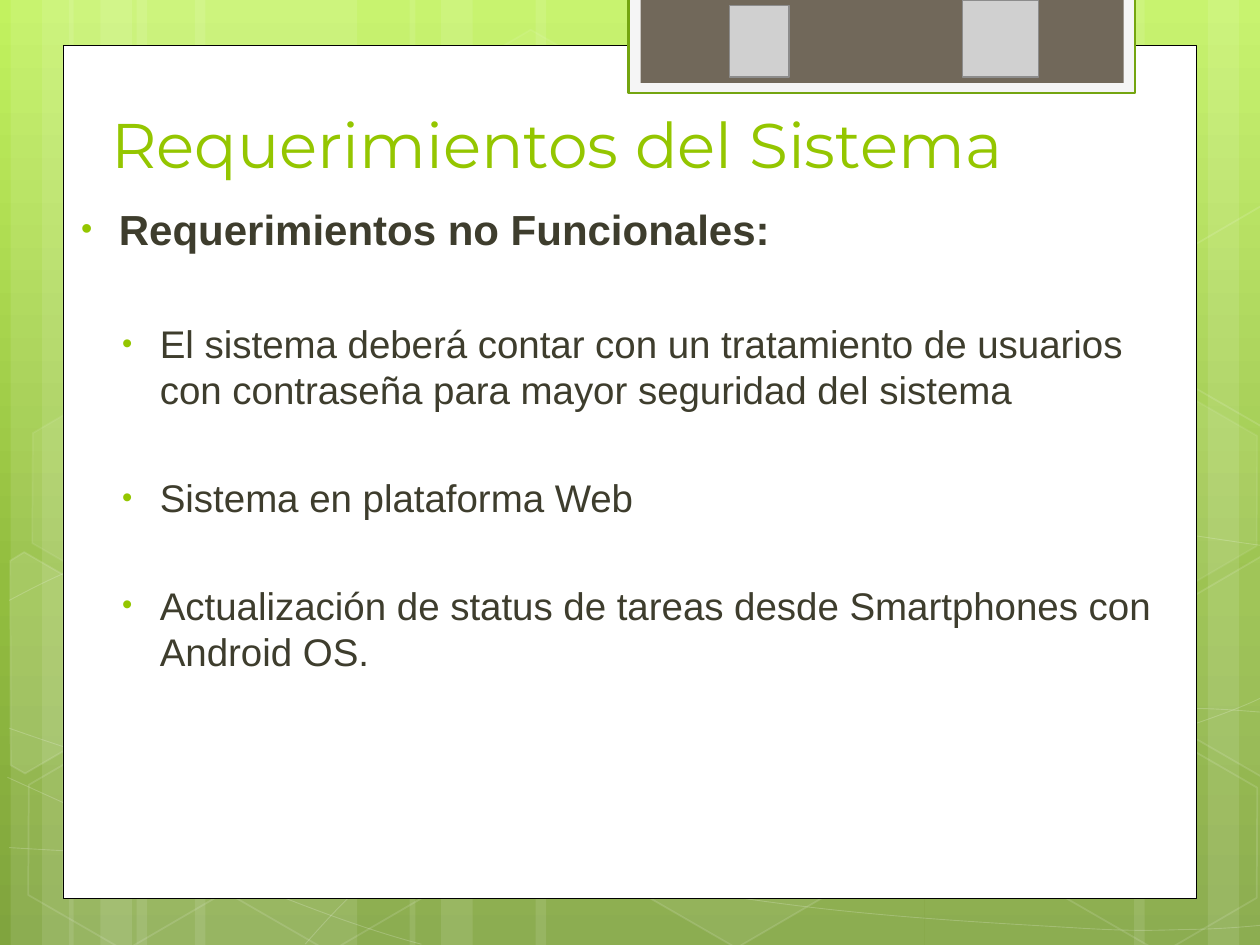
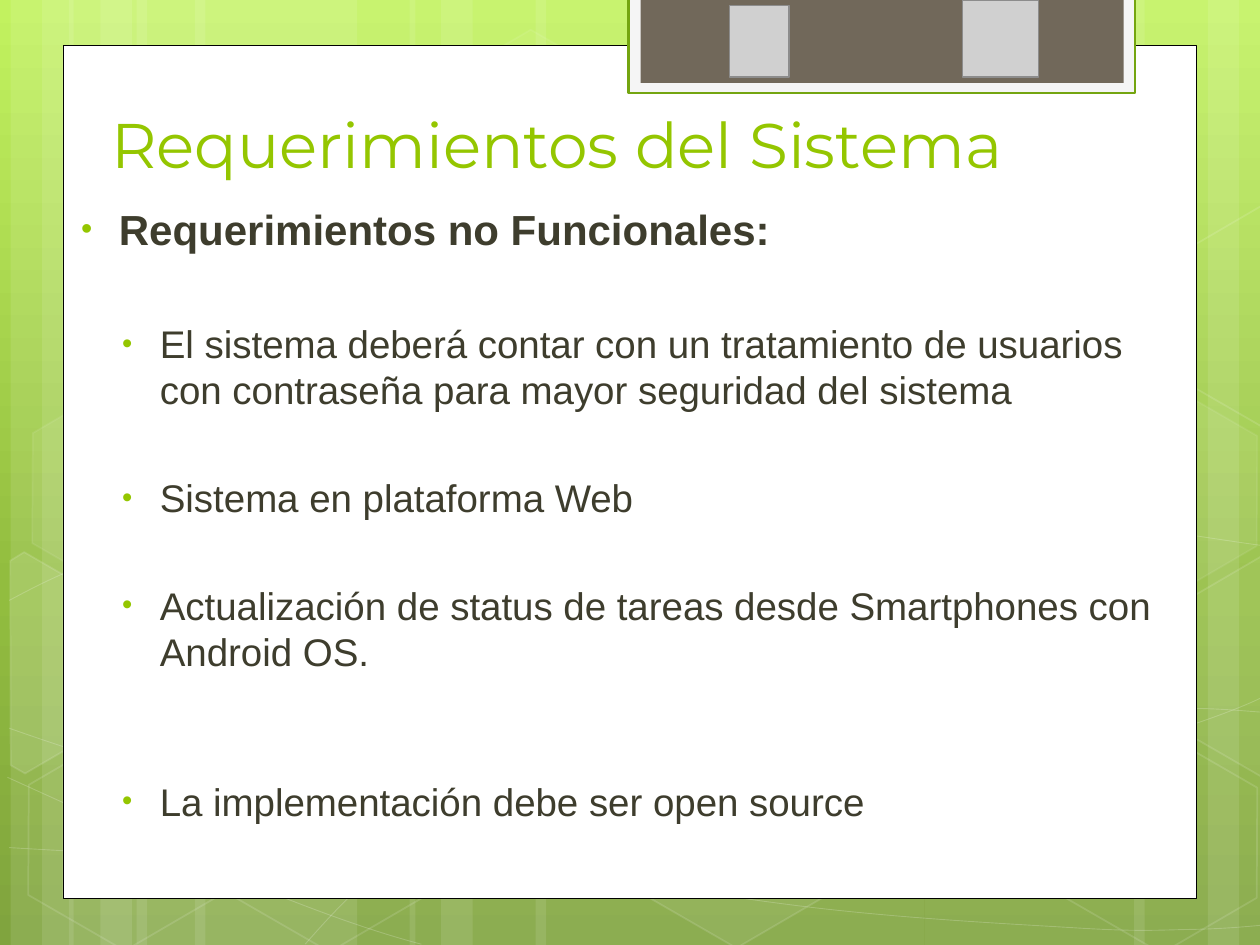
Before and after one commit to ptissera/habilitacion-profesional-2012-4k4, a slide deck: slide 10 of Documentacion/Proyecto/Presentacion Final/Exposicion Final.pptx. Drawn at 1260x945 pixels with LibreOffice and Linux fonts; fonts in the diff are those of the drawing; grey boxes stand for pictures. Boxes give left, top, right and bottom in pixels: in the first picture for what was removed or moved away, otherwise in the second. Text is boxed around its words. In the diff, an @@ line names an element or a change of style, - is before the commit and + after.

```diff
--- a/Documentacion/Proyecto/Presentacion Final/Exposicion Final.pptx
+++ b/Documentacion/Proyecto/Presentacion Final/Exposicion Final.pptx
@@ text at (160, 787, 864, 823): paragraph added @@
+  • La implementación debe ser open source
```
Also in this commit, not shown: 8 other slides changed.
